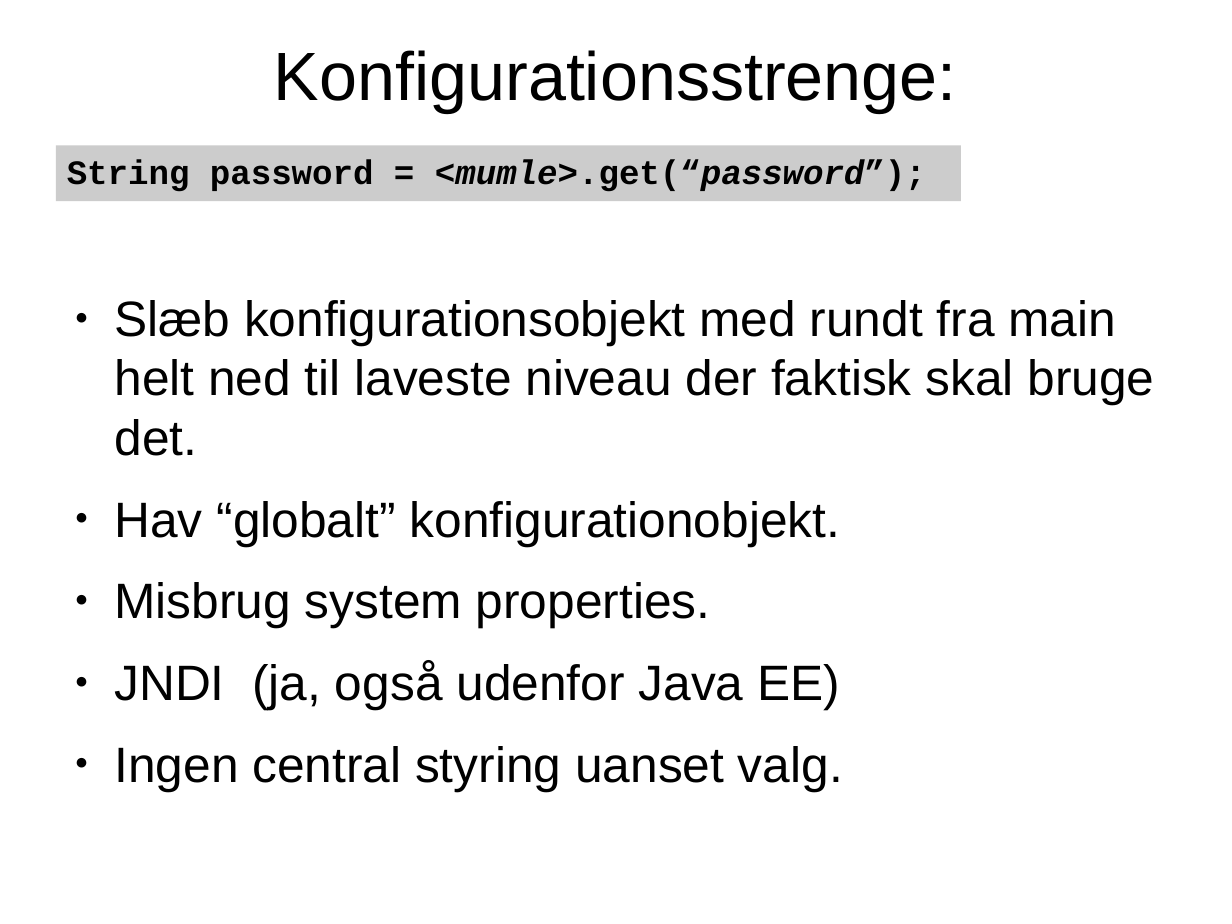
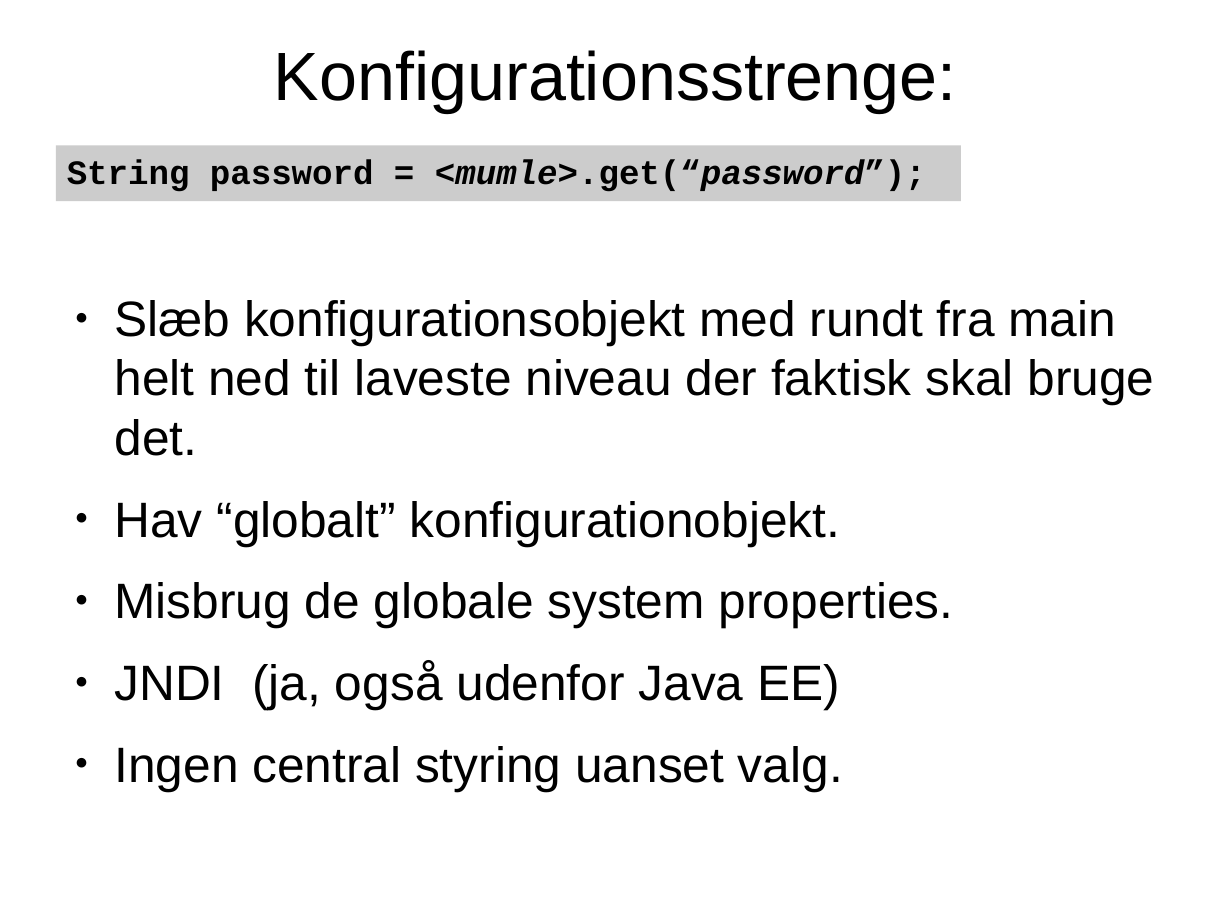
Before and after one commit to ravn/junta-dagger-demo-examples, a slide deck: slide 11 of Dependency Injection med Dagger 2.odp (slide 10 before the commit). Drawn at 1232x924 pixels with LibreOffice and Linux fonts; fonts in the diff are those of the drawing. Boxes give left, top, right and bottom in pixels: in the first picture for what was removed or moved away, otherwise in the second. Text is boxed around its words. In the diff, an @@ line names an element or a change of style, - is before the commit and + after.

```diff
--- a/Dependency Injection med Dagger 2.odp
+++ b/Dependency Injection med Dagger 2.odp
@@ text at bbox=[114, 582, 954, 628]: text changed @@
-● Misbrug system properties.
+● Misbrug de globale system properties.
```
Also in this commit, not shown: 6 other slides changed, 7 slides added, 2 slides removed, 1 other file.
